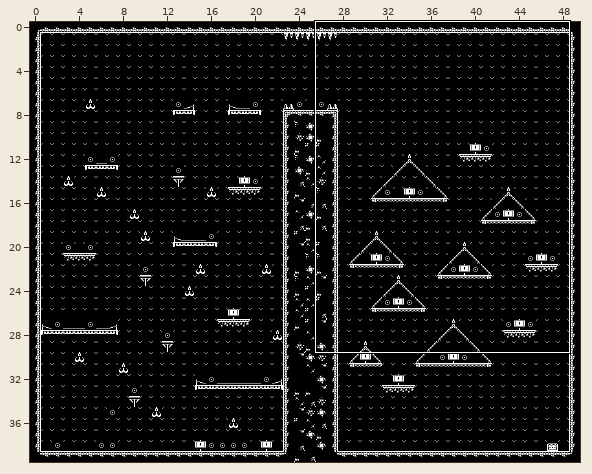
Two states of a Tiled map (JSON), assets/tilesets/level3.tmj. The picture above shows the old version from afar; the outline marks the close-up.
Close-up. The starting point:
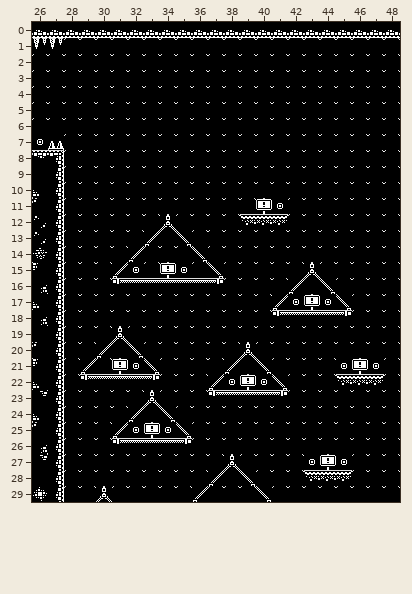
Cells are 16x16 px. Shown: x 26..48, y 0..29. The commit also changed other parts of the map, which this record leaves out.
Once edited:
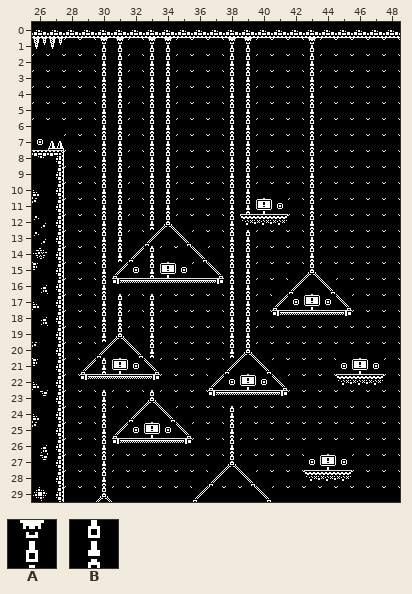
Key: from "base_black": A 3, B 4.
_ is an empty cell.
Tiles of an added or newly shown layer are drawn over the layers below it.
Difference:
Changed rows in their new state; . is an unchanged cell.
Layer "Background" (now shown):
first column x 30:
 1 AA.AA...AA...A
 2 BB.BB...BB...B
 3 BB.BB...BB...B
 4 BB.BB...BB...B
 5 BB.BB...BB...B
 6 BB.BB...BB...B
 7 BB.BB...BB...B
 8 BB.BB...BB...B
 9 BB.BB...BB...B
10 BB.BB...BB...B
11 BB.BB...BB...B
12 BB.B....B....B
13 BB......BB...B
14 BB.B....BB...B
15 B..B....BB....
16 B.......BB....
17 BB.B....BB....
18 BB.B....BB....
19 B..B....BB....
20 ...B....B.....
21 B.............
23 B.............
24 B.......B.....
25 B.......B.....
26 B.......B.....
27 B.............
28 B.............
